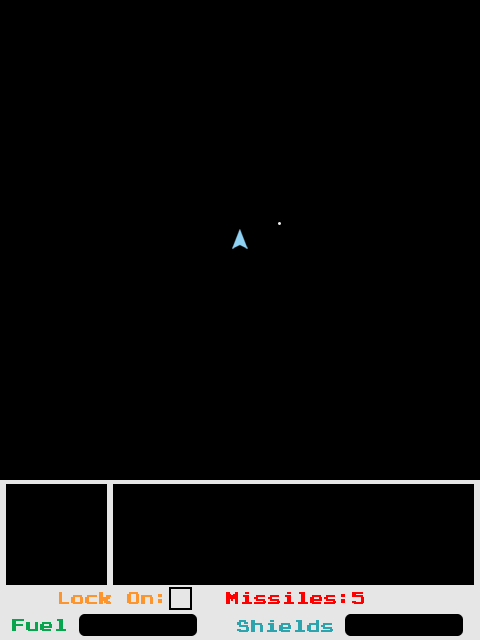
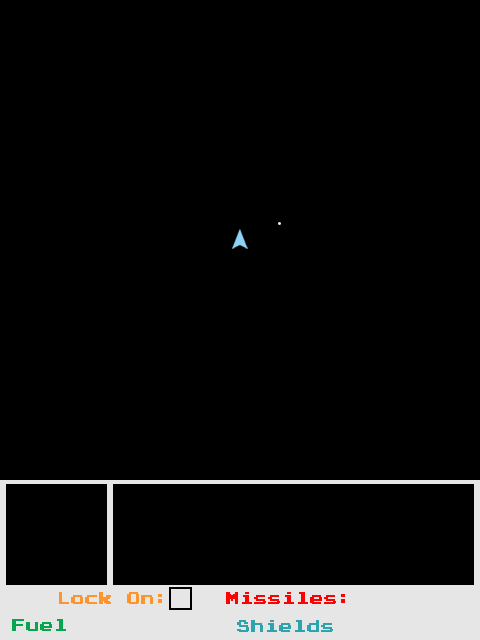
Layer changes from the first (480, 640) image to the second:
painted on "missilesText" over [352, 592, 364, 604]
hid "shieldsMeter" over [345, 614, 463, 636]
hid "fuelMeter" over [79, 614, 197, 636]
